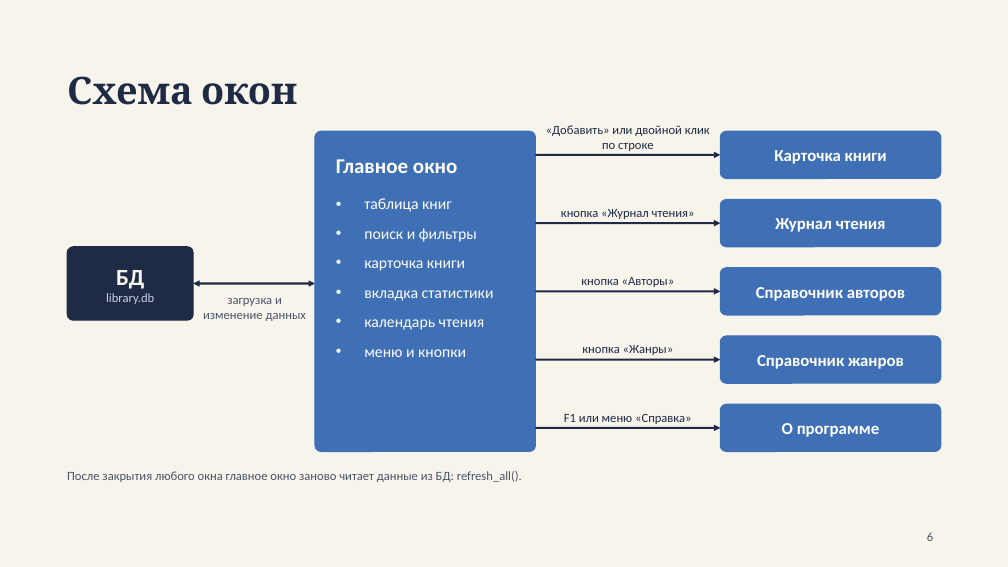
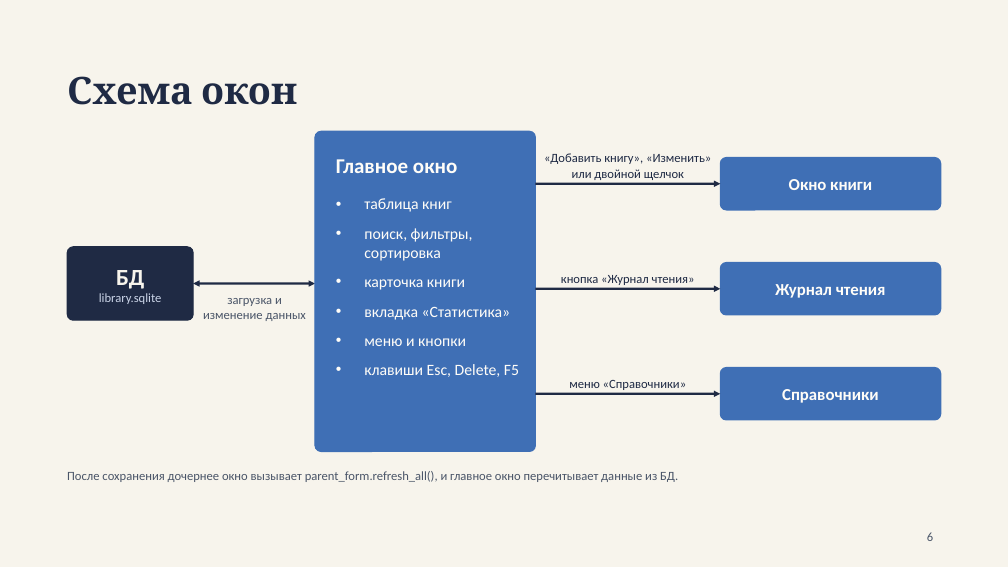
Before and after one commit to monogamie/project, a slide deck: slide 6 of Документы/Презентация.pptx. Drawn at 1008x567 pixels with LibreOffice and Linux fonts; fonts in the diff are those of the drawing. Boxes give left, top, right and bottom in pixels: in the first picture for what was removed or moved away, otherwise in the second. Text is boxed around its words. In the diff, an @@ line names an element or a change of style, - is before the commit and + after.

```diff
--- a/Документы/Презентация.pptx
+++ b/Документы/Презентация.pptx
@@ text at [544,153,711,180]: text changed @@
-«Добавить» или двойной клик по строке
+«Добавить книгу», «Изменить» или двойной щелчок
@@ rounded rectangle: place and size @@
-rounded rectangle at [721,132,941,178]
+rounded rectangle at [721,157,941,209]
@@ text at [789,179,872,190]: text changed @@
-Карточка книги
+Окно книги
@@ arrow moved from (535, 155) - (721, 155) to (535, 184) - (721, 184) @@
@@ text at [364,228,473,261]: text changed @@
-• поиск и фильтры
+• поиск, фильтры, сортировка
@@ text "кнопка «Журнал чтения»": place and size @@
-text "кнопка «Журнал чтения»" at [561,209,695,219]
+text "кнопка «Журнал чтения»" at [561,275,695,285]
@@ text "Журнал чтения": place and size @@
-text "Журнал чтения" at [775,218,886,232]
+text "Журнал чтения" at [775,284,886,298]
@@ rounded rectangle: place and size @@
-rounded rectangle at [721,200,941,247]
+rounded rectangle at [721,262,941,315]
@@ text at [99,293,162,304]: text changed @@
-library.db
+library.sqlite
@@ arrow moved from (535, 223) - (721, 223) to (535, 289) - (721, 289) @@
@@ text removed at [581,277,675,287] @@
-кнопка «Авторы»
@@ text at [364,307,511,320]: text changed @@
-• вкладка статистики
-• календарь чтения
+• вкладка «Статистика»
@@ text removed at [582,345,674,355] @@
-кнопка «Жанры»
@@ rounded rectangle removed at [721,336,941,383] @@
@@ text removed at [757,355,904,369] @@
-Справочник жанров
@@ text at [364,364,519,377]: paragraph added @@
+• клавиши Esc, Delete, F5
@@ arrow removed from (535, 360) to (721, 360) @@
@@ text at [569,380,686,390]: text changed @@
-F1 или меню «Справка»
+меню «Справочники»
@@ proportions changed in 3 elements at [721,157,941,209], [721,262,941,315], [721,368,941,420] @@
@@ rounded rectangle: place and size @@
-rounded rectangle at [721,268,941,315]
+rounded rectangle at [721,368,941,420]
@@ text at [782,389,879,403]: text changed @@
-Справочник авторов
+Справочники
@@ arrow moved from (535, 291) - (721, 291) to (535, 394) - (721, 394) @@
@@ rounded rectangle removed at [721,405,941,451] @@
@@ arrow removed from (535, 428) to (721, 428) @@
@@ text removed at [782,423,879,437] @@
-О программе
@@ text at [67,471,678,482]: text changed @@
-После закрытия любого окна главное окно заново читает данные из БД: refresh_all().
+После сохранения дочернее окно вызывает parent_form.refresh_all(), и главное окно перечитывает данные из БД.
```
Also in this commit, not shown: 12 other slides changed, 4 slides added, 2 slides removed, 7 other files.
